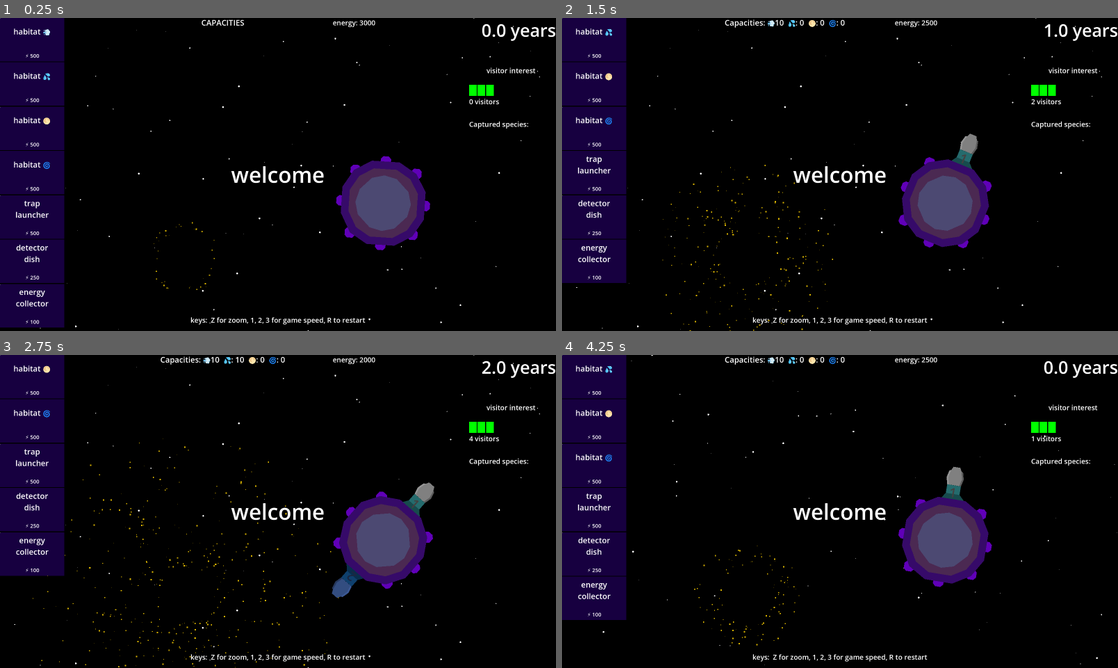
Above: before the commit, frames 1-4 (two rows, left to right).
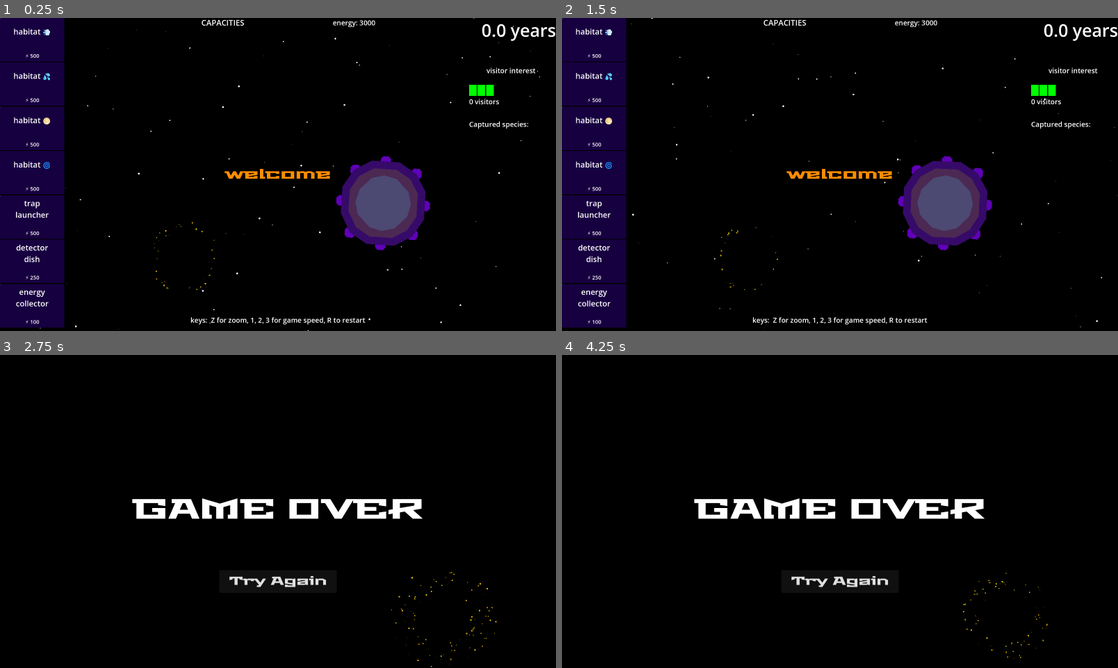
Above: after the commit, the same moments.

Repository: opensourceame/tins-2026
Game: Godot game, scene res://main.tscn
Two runs of this game, one before a commit and one after it. Both use one fixed random seed, a clock stepped at 60 frames per second and the inputs below.
Inputs (mouse positions are in pixels of both pictures, inside the frame that each line leads up to):
- Up to frame 1 (0.25 s): no input
- Up to frame 2 (1.5 s): tap Enter at 0.5 s; move the mouse to (595, 39) at 0.52 s; hold W 0.53-1.25 s; tap G at 0.6 s; click (595, 39) at 0.67 s; click (840, 243) at 1.25 s, where only the run after the commit has a clickable "Try Again"
- Up to frame 3 (2.75 s): move the mouse to (33, 376) at 2.02 s; tap G at 2.1 s; click (33, 376) at 2.17 s
- Up to frame 4 (4.25 s): click (840, 580) at 2.75 s, where only the run after the commit has a clickable "Try Again"; move the mouse to (595, 376) at 3.52 s; hold W from 3.53 s (still down); tap R at 3.6 s; click (595, 376) at 3.67 s; tap G at 3.8 s

The runs differ from the first frame. In frame 1, 0.6% of the frame differs, in the area x 40-60%, y 47-53%; in frame 2, 4.3%; in frame 3, 16%; in frame 4, 17%, in the area x 0-100%, y 0-100%.

Commit message:
tweaking game settings

Diff:
--- a/common/signal_bus.gd
+++ b/common/signal_bus.gd
@@ -4,7 +4,7 @@
 signal moon_trap_orbiting(planet)
 signal moon_trap_returning(planet)
 signal moon_trap_returned(trap)
-signal species_captured(trap)
+signal species_captured(species)
 signal habitat_capacity_changed(habitat)
 signal habitat_overcrowded(habitat)
 signal energy_collected
--- a/hud/hud.gd
+++ b/hud/hud.gd
@@ -35,7 +35,8 @@
 
     var timer = Timer.new()
     add_child(timer)
-    timer.wait_time = 3.0
+    timer.one_shot  = true
+    timer.wait_time = 4.0
     timer.timeout.connect(hide_message)
     timer.start()
 
--- a/hud/hud.tscn
+++ b/hud/hud.tscn
@@ -3,6 +3,7 @@
 [ext_resource type="Script" uid="uid://ckjkairqnp32d" path="res://hud/hud.gd" id="1_w8tcp"]
 [ext_resource type="Script" uid="uid://dd1hcajcvlc0a" path="res://hud/item_queue.gd" id="2_svhta"]
 [ext_resource type="Script" uid="uid://dsf1g446pdngb" path="res://hud/species.gd" id="3_fjv1a"]
+[ext_resource type="Theme" uid="uid://l3l6nwdr2id0" path="res://themes/retro_theme.tres" id="3_svhta"]
 [ext_resource type="Theme" uid="uid://b5oqcotryjtm5" path="res://hud/hud_theme.tres" id="4_0ivg5"]
 
 [sub_resource type="Theme" id="Theme_8sq4i"]
@@ -31,7 +32,6 @@
 size_flags_vertical = 3
 
 [node name="Message" type="Control" parent="." unique_id=296554277]
-visible = false
 custom_minimum_size = Vector2(800, 300)
 layout_mode = 3
 anchors_preset = 8
@@ -55,7 +55,10 @@
 anchor_bottom = 1.0
 grow_horizontal = 2
 grow_vertical = 2
-theme_override_font_sizes/font_size = 100
+theme = ExtResource("3_svhta")
+theme_override_colors/font_color = Color(1, 0.5519944, 0, 1)
+theme_override_colors/font_outline_color = Color(0, 0, 0, 1)
+theme_override_constants/outline_size = 14
 text = "message"
 horizontal_alignment = 1
 vertical_alignment = 1
--- a/hud/place_item.gd
+++ b/hud/place_item.gd
@@ -1,14 +1,19 @@
 class_name PlaceItem
 extends Control
 
+enum State { ENABLED, DISABLED }
 var type
 var data = {}
+var current_state = State.ENABLED
 
 @onready var game: = get_tree().current_scene
 @onready var label: Label = $Label
 @onready var energy_label: Label = $EnergyLabel
 
 func _gui_input(event):
+    if current_state == State.DISABLED:
+        return
+
     if event is InputEventMouseButton and event.pressed and event.button_index == MOUSE_BUTTON_LEFT:
         var game = get_tree().current_scene
         var spica = game.spica
@@ -31,7 +36,7 @@
                         break
 
                 if habitat:
-                    if habitat.capacity > 9:
+                    if habitat.capacity > 99:
                         game.hud.queue_message("habitat full")
                         return
                     habitat.grow()
@@ -58,15 +63,18 @@
 
                 var item_type = type
                 var item_data = data
+
+                SignalBus.energy_consumed.emit(type)
+
+                disable_me()
+
                 var timer = Timer.new()
-                game.add_child(timer)
-                timer.one_shot = true
                 timer.wait_time = 10.0
-                timer.timeout.connect(func():
-                    if habitat.capacity < 10:
-                        game.hud.item_queue.add_item(item_type, item_data)
-                )
+                timer.timeout.connect(enable_me)
+                add_child(timer)
                 timer.start()
+                return
+
             "energy_collector":
                 for a in spica.anchors:
                     if not a.has_component():
@@ -114,3 +122,11 @@
 
         queue_free()
         SignalBus.energy_consumed.emit(type)
+
+func disable_me():
+    modulate = Color.BLACK
+    current_state = State.DISABLED
+
+func enable_me():
+    modulate = Color.WHITE
+    current_state = State.ENABLED
--- a/main.gd
+++ b/main.gd
@@ -66,6 +66,8 @@
     visitor_interest_timer.timeout.connect(lose_interest)
     visitor_interest_timer.start()
 
+    #game_over()
+
 func _physics_process(delta: float) -> void:
     years_elapsed += 0.01
     hud.get_node("%Years/Label").text = str(round(years_elapsed)) + " years"
@@ -73,10 +75,14 @@
     visitors += visitor_interest / 100.0
     energy   -= spica.damage * delta
 
+    check_game_over()
+
 func _input(event: InputEvent):
     if event is InputEventKey and event.pressed:
         if event.keycode == KEY_R:
             get_tree().reload_current_scene()
+        if event.keycode == KEY_G:
+            game_over()
         if event.keycode == KEY_1:
             Engine.time_scale = 1.0
         if event.keycode == KEY_2:
@@ -130,6 +136,9 @@
 func on_energy_consumed(consumer):
     energy -= ENERGY_REQUIRED[consumer]
 
+    if energy < 1:
+        game_over()
+
 func on_moon_trap_returned(trap):
     var timer = Timer.new()
     add_child(timer)
@@ -147,7 +156,7 @@
             return
     hud.item_queue.add_item("repair_module")
 
-func on_species_captured():
+func on_species_captured(trap):
     if visitor_interest > 9:
         return
 
@@ -159,8 +168,11 @@
     if visitor_interest < 3:
         hud.queue_message("Customers are losing interest in your zoo!")
 
+func check_game_over():
     if visitor_interest < 0:
+        game_over()
+    if energy < 0:
         game_over()
 
 func game_over():
-    pass
+    get_tree().change_scene_to_file("res://screens/game_over.tscn")
--- /dev/null
+++ b/screens/game_over.gd
@@ -0,0 +1,12 @@
+class_name GameOver
+extends Control
+
+@onready var try_again_button: Button = %TryAgainButton
+
+
+func _ready():
+    try_again_button.pressed.connect(_on_try_again_pressed)
+
+
+func _on_try_again_pressed():
+    get_tree().change_scene_to_file("res://main.tscn")
--- a/screens/game_over.tscn
+++ b/screens/game_over.tscn
@@ -1,4 +1,8 @@
 [gd_scene format=3 uid="uid://cfkhqry2jp8n4"]
+
+[ext_resource type="Script" uid="uid://8jo1amaea12l" path="res://screens/game_over.gd" id="1_11mxd"]
+[ext_resource type="Theme" uid="uid://l3l6nwdr2id0" path="res://themes/retro_theme.tres" id="2_skulm"]
+[ext_resource type="PackedScene" uid="uid://cb85l082jl45q" path="res://sun.tscn" id="3_x01cv"]
 
 [node name="GameOver" type="Control" unique_id=1374721928]
 layout_mode = 3
@@ -7,6 +11,7 @@
 anchor_bottom = 1.0
 grow_horizontal = 2
 grow_vertical = 2
+script = ExtResource("1_11mxd")
 
 [node name="CenterContainer" type="CenterContainer" parent="." unique_id=1004932732]
 layout_mode = 1
@@ -16,11 +21,39 @@
 grow_horizontal = 2
 grow_vertical = 2
 
+[node name="Sun" parent="CenterContainer" unique_id=315312241 instance=ExtResource("3_x01cv")]
+position = Vector2(2045, 1205)
+
 [node name="Control" type="Control" parent="CenterContainer" unique_id=973177336]
+custom_minimum_size = Vector2(500, 200)
 layout_mode = 2
 
 [node name="Label" type="Label" parent="CenterContainer/Control" unique_id=2013105844]
-layout_mode = 0
-offset_right = 40.0
-offset_bottom = 23.0
+layout_mode = 1
+anchors_preset = 15
+anchor_right = 1.0
+anchor_bottom = 1.0
+grow_horizontal = 2
+grow_vertical = 2
+theme = ExtResource("2_skulm")
+theme_override_font_sizes/font_size = 128
 text = "GAME OVER"
+horizontal_alignment = 1
+
+[node name="TryAgainButton" type="Button" parent="CenterContainer/Control" unique_id=824534919]
+unique_name_in_owner = true
+layout_mode = 1
+anchors_preset = 7
+anchor_left = 0.5
+anchor_top = 1.0
+anchor_right = 0.5
+anchor_bottom = 1.0
+offset_left = -270.5
+offset_top = 170.0
+offset_right = 270.5
+offset_bottom = 274.0
+grow_horizontal = 2
+grow_vertical = 0
+theme = ExtResource("2_skulm")
+theme_override_font_sizes/font_size = 54
+text = "Try Again"
--- a/spica/habitat/habitat.gd
+++ b/spica/habitat/habitat.gd
@@ -4,6 +4,7 @@
 enum State { AVAILABLE, OVERCROWDED, COLLAPSED }
 
 const VERTEBRA = preload("res://spica/habitat/vertebra.tscn")
+const COLLAPSE_TIME = 15.0
 
 @onready var game: Game = get_tree().current_scene
 @onready var label: Label = $Label
@@ -78,7 +79,7 @@
 
     var timer = Timer.new()
     add_child(timer)
-    timer.wait_time = 4.0
+    timer.wait_time = COLLAPSE_TIME
     timer.one_shot = true
     timer.timeout.connect(check_habitat_collapse)
     timer.start()
--- a/spica/spica.gd
+++ b/spica/spica.gd
@@ -56,8 +56,9 @@
     if not trap.is_returning():
         return
 
-    if can_accomodate(trap):
-        capture_species(trap)
+    if can_accomodate(trap.species):
+        capture_species(trap.species)
+        trap.returned()
     else:
         crash_moon_trap(trap)
 
@@ -71,8 +72,8 @@
 
     SignalBus.spica_damage.emit()
 
-func can_accomodate(trap):
-    return get_capacity_for(trap.species.environment) > 0
+func can_accomodate(species):
+    return get_capacity_for(species.environment) > 0
 
 func get_capacity_for(env: String) -> int:
     match env:
@@ -114,16 +115,14 @@
 func _on_habitat_capacity_changed(_habitat):
     refresh_capacities()
 
-func capture_species(trap):
-    print("SPICA: trapped ", trap.species)
-    captured_species.append(trap.species)
-    for c in components:
-        if c is Habitat and c.environment == trap.species.environment and c.has_space():
-            c.capture(trap.species, randi_range(7, 10))
-            break
-    trap.returned()
+func capture_species(species):
+    print("SPICA: trapped ", species)
+    captured_species.append(species)
 
-    SignalBus.species_captured.emit(trap)
+    var habitat = get_habitat_for(species.environment)
+    habitat.capture(species, randi_range(7, 10))
+
+    SignalBus.species_captured.emit(species)
     SignalBus.habitat_capacity_changed.emit(null)
 
 func _on_body_entered(body):
--- /dev/null
+++ b/themes/retro_theme.tres
@@ -0,0 +1,7 @@
+[gd_resource type="Theme" format=3 uid="uid://l3l6nwdr2id0"]
+
+[ext_resource type="FontFile" uid="uid://vbtjyb0tsffb" path="res://fonts/StalinistOne-Regular.ttf" id="1_ttblx"]
+
+[resource]
+default_font = ExtResource("1_ttblx")
+default_font_size = 64
Binary file added: fonts/StalinistOne-Regular.ttf
Not shown, added: fonts/StalinistOne-Regular.ttf.import
Not shown, added: screens/game_over.gd.uid
Not shown, changed: TODO.md
